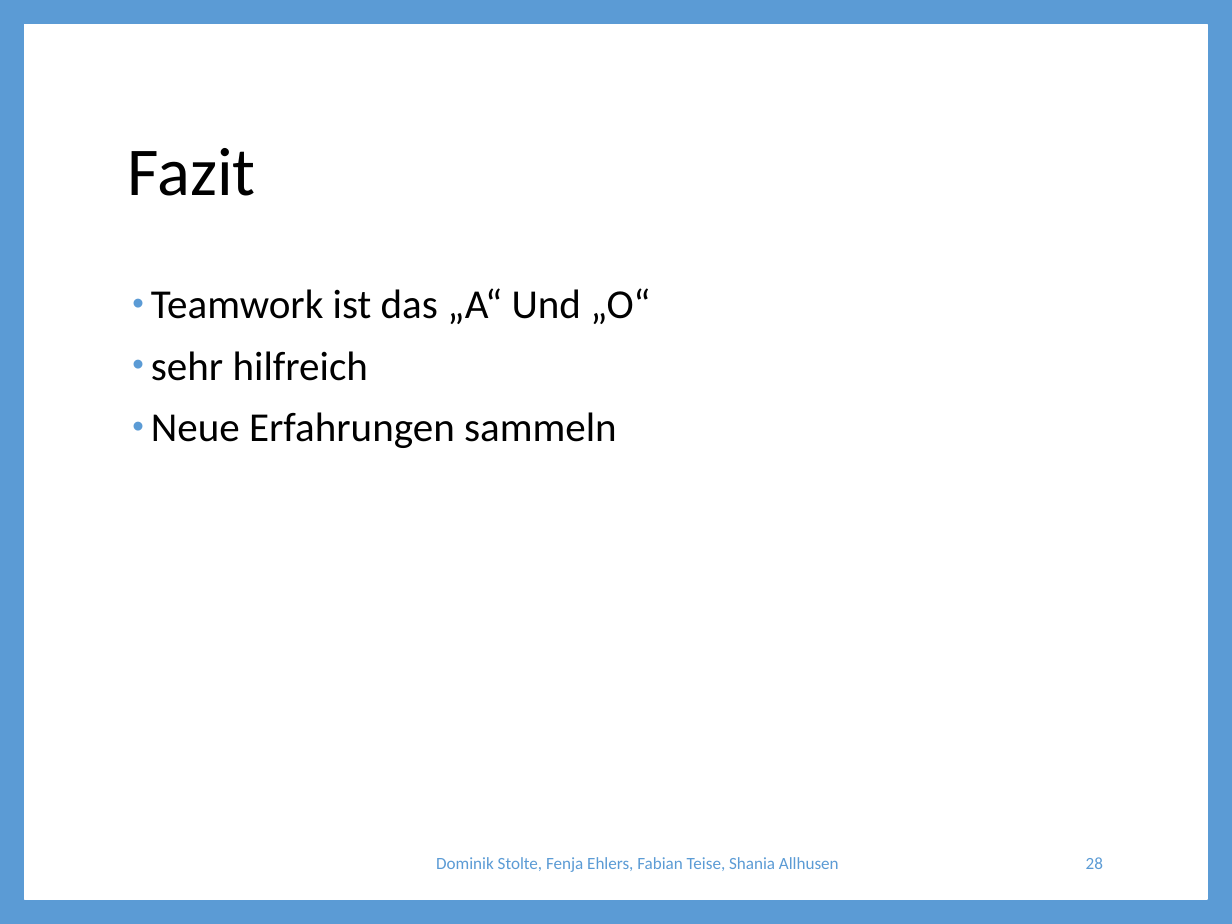
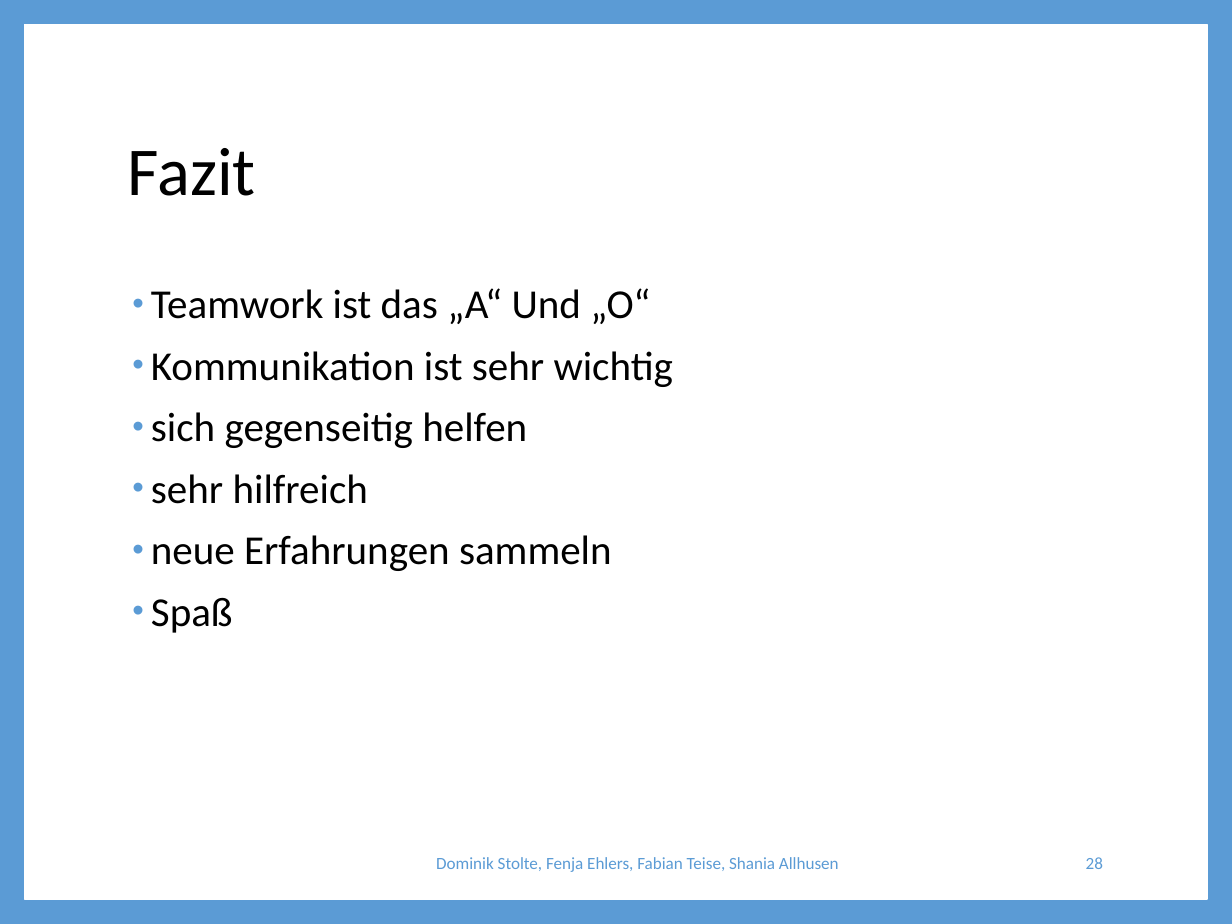
Before and after one commit to ShaniaAllhusen/Mittelstufenprojekt, a slide deck: slide 28 of Projekt-Präsentation.pptx. Drawn at 1232x924 pixels with LibreOffice and Linux fonts; fonts in the diff are those of the drawing. Boxes give left, top, right and bottom in pixels: in the first picture for what was removed or moved away, otherwise in the second. Text is boxed around its words. In the diff, an @@ line names an element or a change of style, - is before the commit and + after.

```diff
--- a/Projekt-Präsentation.pptx
+++ b/Projekt-Präsentation.pptx
@@ text at bbox=[151, 351, 673, 448]: paragraphs added @@
+• Kommunikation ist sehr wichtig
+• sich gegenseitig helfen
@@ text at bbox=[151, 535, 612, 633]: text changed @@
-• Neue Erfahrungen sammeln
+• neue Erfahrungen sammeln
+• Spaß
```
Also in this commit, not shown: 9 other slides changed.
